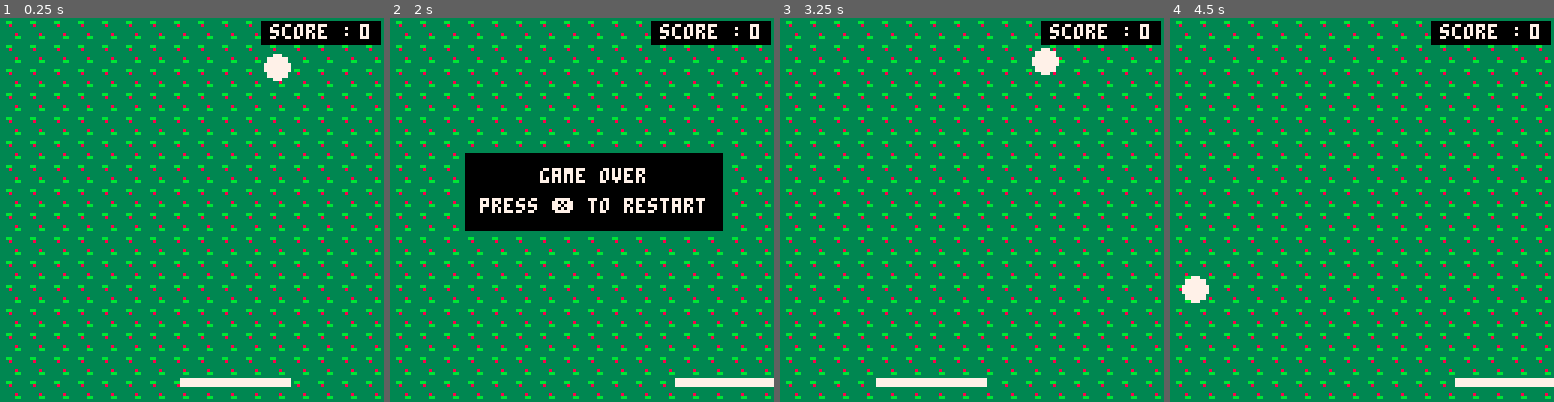
Above: before the commit, frames 1-4 (left to right).
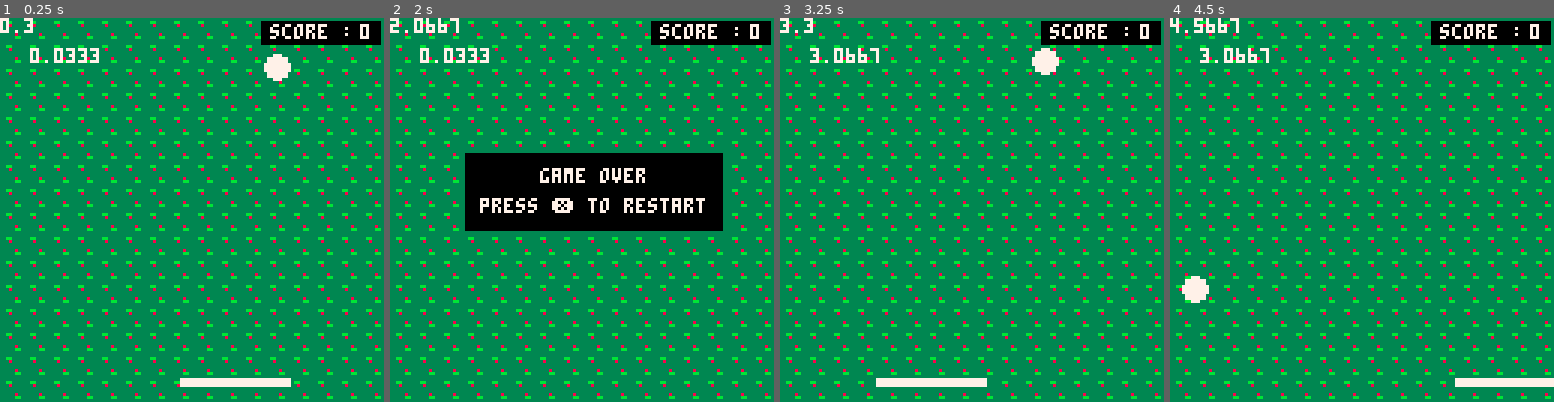
Above: after the commit, the same moments.

Repository: adatechschool/PC-pico8-maraalno
Game: PICO-8 cartridge monjeu.p8
Same seed, same stepped clock (60 frames per second), same inputs: the game is played once before the commit and once after it.
Inputs:
- Up to frame 1 (0.25 s): no input
- Up to frame 2 (2 s): tap X (X key) at 0.33, 1.07, 1.85 s; hold Right from 1.6 s (still down)
- Up to frame 3 (3.25 s): release Right at 2.1 s; hold Right 2.47-3.03 s; tap X (X key) at 2.97 s; hold Left from 3.08 s (still down)
- Up to frame 4 (4.5 s): release Left at 3.58 s; hold Right from 4.02 s (still down); tap X (X key) at 4.08 s

The runs differ from the first frame. In frame 1, 0.5% of the frame differs, in the area x 0-26%, y 0-12%; in frame 2, 1.3%, in the area x 0-100%, y 0-97%; in frame 3, 0.4%; in frame 4, 0.6%.

Commit message:
[feature_code_goodies] taille raquette v2

Diff:
--- a/monjeu.p8
+++ b/monjeu.p8
@@ -24,6 +24,7 @@
 	g_over=false
 
 	last=time()
+	last_racket=time()
 
 end
 
@@ -71,7 +72,8 @@
 function _draw()
 	cls()
 	map(0,0)
-
+	print (time())
+	print (last_racket,10,10)
 	--raquette
 	rectfill(p.x,p.y,p.x+p.w,
 	p.y+p.h,7)
@@ -167,6 +169,7 @@
 	ball.x = 140
 	ball.speedy = 0
 	ball.speedx = 0
+	p.x=140
 	sfx(4)
 	end
 end
@@ -201,8 +204,11 @@
 end
 
 function fall_goodies()
-	for g in all (goodies) do
-		g.y+=g.speed
+	if not g_over then
+		for g in all (goodies) do
+
+			g.y+=g.speed
+		end
 	end
 end
 
@@ -238,10 +244,10 @@
 --raquette
 
 function size_racket()
-	if time()>7 and p.w>36
+	if (time()-last_racket)>=7 and p.w>36
 	then
 		p.w = 36
-
+		last_racket=time()
 	end
 end
 
